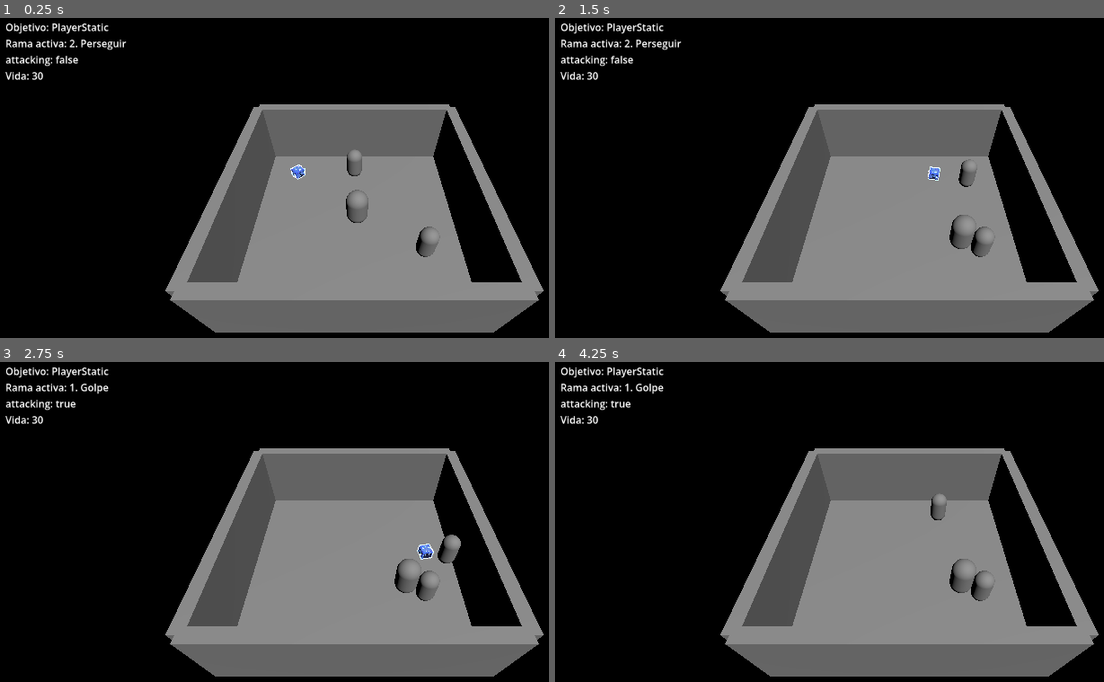
Above: before the commit, frames 1-4 (two rows, left to right).
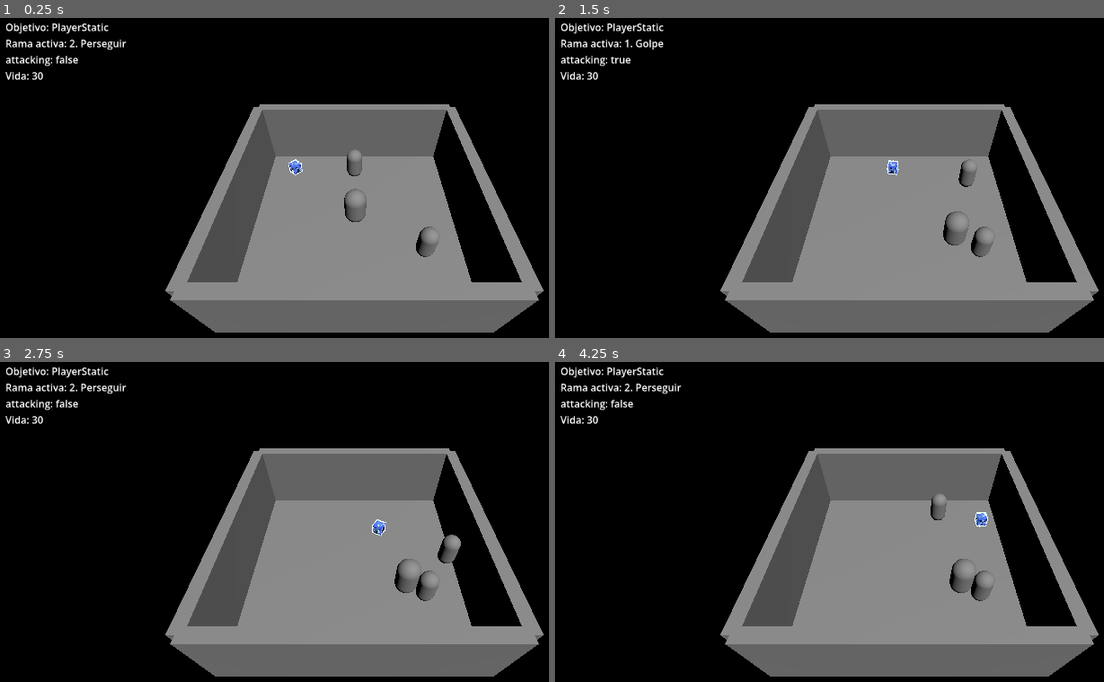
Above: after the commit, the same moments.

Repository: krl0sconk/Overcharge
Game: Godot game, scene res://scenes/test/testSpamBT.tscn
Same seed, same stepped clock (60 frames per second), same inputs: the game is played once before the commit and once after it. This scene is started directly instead of the project's main scene.
Inputs:
- Up to frame 1 (0.25 s): no input
- Up to frame 2 (1.5 s): hold D 0.53-1.28 s; tap Space at 0.77 s; hold S from 1.28 s (still down)
- Up to frame 3 (2.75 s): tap Space at 1.52 s; release S at 2.03 s; hold D from 2.03 s (still down)
- Up to frame 4 (4.25 s): tap Enter at 2.75 s; release D at 2.78 s; hold W 2.78-3.53 s; tap Space at 3.02, 3.77 s; hold A from 3.53 s (still down)

The runs differ from the first frame. In frame 1, 0.2% of the frame differs, in the area x 52-68%, y 44-65%; in frame 2, 0.7%, in the area x 10-77%, y 6-73%; in frame 3, 0.4%; in frame 4, 0.3%.

Commit message:
agrega rebote de gel al Spam y anticipación de embestida al Yunque

Diff:
--- a/resources/stats/player_debug_attack_stats.tres
+++ b/resources/stats/player_debug_attack_stats.tres
@@ -1,9 +1,8 @@
-[gd_resource type="Resource" script_class="StatsResource" format=3]
+[gd_resource type="Resource" script_class="StatsResource" format=3 uid="uid://cco5yh4dc6q21"]
 
-[ext_resource type="Script" path="res://scripts/stats_resources/stats_resource.gd" id="1_stats"]
+[ext_resource type="Script" uid="uid://b7khy3ovq55dd" path="res://scripts/stats_resources/stats_resource.gd" id="1_stats"]
 
 [resource]
 resource_local_to_scene = true
 script = ExtResource("1_stats")
-max_health = 100
 damage = 10
--- a/resources/stats/spam_stats.tres
+++ b/resources/stats/spam_stats.tres
@@ -6,6 +6,6 @@
 resource_local_to_scene = true
 script = ExtResource("1_stats")
 max_health = 30
-speed = 6.5
-acceleration = 15.0
+speed = 2.0
+acceleration = 5.0
 attack_cooldown = 1.2
--- a/scenes/entities/enemies/spam.tscn
+++ b/scenes/entities/enemies/spam.tscn
@@ -9,6 +9,7 @@
 [ext_resource type="Script" uid="uid://b4vnv0pwnrdo2" path="res://scripts/components/EnemyDeathComponent.gd" id="6_lyidy"]
 [ext_resource type="Script" uid="uid://cp5l04e3cgc51" path="res://scripts/ai/components/PerceptComponent.gd" id="7_dncpk"]
 [ext_resource type="Resource" uid="uid://11x274frep44" path="res://resources/ai/trees/spam.tres" id="8_fmtxb"]
+[ext_resource type="Script" path="res://scripts/components/SlimeHopComponent.gd" id="9_hop"]
 
 [sub_resource type="BoxShape3D" id="BoxShape3D_jblmv"]
 size = Vector3(1.1262207, 1, 1.1016235)
@@ -83,3 +84,8 @@
 movement_component = NodePath("../MovementComponent")
 hitbox = NodePath("../HitboxComponent")
 metadata/_custom_type_script = "uid://cp5l04e3cgc51"
+
+[node name="SlimeHopComponent" type="Node" parent="." node_paths=PackedStringArray("model", "movement_component")]
+script = ExtResource("9_hop")
+model = NodePath("../Model")
+movement_component = NodePath("../MovementComponent")
--- a/scenes/entities/enemies/yunque.tscn
+++ b/scenes/entities/enemies/yunque.tscn
@@ -9,6 +9,7 @@
 [ext_resource type="Script" uid="uid://b4vnv0pwnrdo2" path="res://scripts/components/EnemyDeathComponent.gd" id="7_yrw13"]
 [ext_resource type="Script" uid="uid://cp5l04e3cgc51" path="res://scripts/ai/components/PerceptComponent.gd" id="8_62db5"]
 [ext_resource type="Resource" uid="uid://b4m3nbowisqfe" path="res://resources/ai/trees/yunque.tres" id="9_sfn6h"]
+[ext_resource type="Script" path="res://scripts/components/ChargeAnticipationComponent.gd" id="10_charge_fx"]
 
 [sub_resource type="BoxShape3D" id="BoxShape3D_jblmv"]
 size = Vector3(1.1262207, 1, 1.1016235)
@@ -83,3 +84,8 @@
 movement_component = NodePath("../MovementComponent")
 hitbox = NodePath("../HitboxComponent")
 metadata/_custom_type_script = "uid://cp5l04e3cgc51"
+
+[node name="ChargeAnticipationComponent" type="Node" parent="." node_paths=PackedStringArray("model", "percept")]
+script = ExtResource("10_charge_fx")
+model = NodePath("../Model")
+percept = NodePath("../PerceptComponent")
--- /dev/null
+++ b/scripts/components/ChargeAnticipationComponent.gd
@@ -0,0 +1,63 @@
+class_name ChargeAnticipationComponent
+extends Node
+
+## Puesta en escena del embiste del Yunque, leída directo del blackboard del
+## PerceptComponent (telegraphing/charging/stunned): se agacha y se comprime
+## al telegrafiar, se lanza hacia adelante con un golpe al arrancar la carga,
+## se inclina y tiembla mientras carga, y da un culatazo si choca contra la
+## pared. Solo anima el modelo visual, nunca el CharacterBody3D real.
+
+@export var model: Node3D
+@export var percept: PerceptComponent
+@export var coil_tilt_deg: float = 12.0     ## se echa hacia atrás al telegrafiar
+@export var coil_squash: float = 0.18       ## cuánto se achata al telegrafiar
+@export var charge_lean_deg: float = 10.0   ## inclinación hacia adelante mientras carga
+@export var charge_stretch: float = 0.12    ## estiramiento hacia adelante mientras carga
+@export var rumble_deg: float = 2.5         ## temblor aleatorio mientras carga
+@export var kick_tilt_deg: float = 18.0     ## golpe extra al lanzar la carga o al chocar
+@export var kick_squash: float = 0.25       ## golpe extra de escala al lanzar o chocar
+@export var pose_lerp_speed: float = 10.0
+@export var kick_decay: float = 6.0
+
+var _base_scale: Vector3
+var _tilt: float = 0.0
+var _squash: float = 1.0
+var _kick: float = 0.0
+var _was_charging: bool = false
+
+func _ready() -> void:
+	if model != null:
+		_base_scale = model.scale
+
+func _process(delta: float) -> void:
+	if model == null or percept == null:
+		return
+
+	var telegraphing: bool = percept.blackboard.get("telegraphing", false)
+	var charging: bool = percept.blackboard.get("charging", false)
+	var stunned: bool = percept.blackboard.get("stunned", false)
+
+	if charging and not _was_charging:
+		_kick = -1.0  ## arranca la carga: lanzón hacia adelante
+	elif _was_charging and not charging and stunned:
+		_kick = 1.0  ## se estrelló: culatazo hacia atrás
+	_was_charging = charging
+
+	var target_tilt: float = 0.0
+	var target_squash: float = 1.0
+	if telegraphing:
+		target_tilt = deg_to_rad(coil_tilt_deg)
+		target_squash = 1.0 - coil_squash
+	elif charging:
+		target_tilt = -deg_to_rad(charge_lean_deg) + deg_to_rad(rumble_deg) * randf_range(-1.0, 1.0)
+		target_squash = 1.0 + charge_stretch
+
+	var pose_t: float = clampf(pose_lerp_speed * delta, 0.0, 1.0)
+	_tilt = lerp(_tilt, target_tilt, pose_t)
+	_squash = lerp(_squash, target_squash, pose_t)
+	_kick = move_toward(_kick, 0.0, kick_decay * delta)
+
+	model.rotation.x = _tilt + _kick * deg_to_rad(kick_tilt_deg)
+	var final_squash: float = clampf(_squash - _kick * kick_squash, 0.4, 1.8)
+	var stretch_inv: float = 1.0 / sqrt(final_squash)
+	model.scale = Vector3(_base_scale.x * stretch_inv, _base_scale.y * final_squash, _base_scale.z * stretch_inv)
--- /dev/null
+++ b/scripts/components/SlimeHopComponent.gd
@@ -0,0 +1,41 @@
+class_name SlimeHopComponent
+extends Node
+
+## Rebote tipo gel para enemigos sin animación de caminata propia: mientras el
+## MovementComponent tenga dirección de movimiento, hace saltar y aplastar
+## (squash & stretch) el modelo visual. Solo anima ese nodo, nunca el
+## CharacterBody3D real, para no desalinear hitbox/hurtbox con el salto.
+
+@export var model: Node3D
+@export var movement_component: MovementComponent
+@export var hop_height: float = 0.3
+@export var hops_per_second: float = 2.5
+@export var squash_amount: float = 0.25  ## 0..1: cuánto se achata al tocar el suelo y se estira en el aire
+
+var _phase: float = 0.0
+var _base_position: Vector3
+var _base_scale: Vector3
+
+func _ready() -> void:
+	_base_position = model.position
+	_base_scale = model.scale
+
+func _process(delta: float) -> void:
+	if model == null or movement_component == null:
+		return
+
+	var bounce: float = absf(sin(_phase))
+	var moving: bool = movement_component.move_direction != Vector3.ZERO
+	if moving or bounce > 0.001:
+		_phase = fmod(_phase + hops_per_second * PI * delta, TAU)
+		bounce = absf(sin(_phase))
+	else:
+		_phase = 0.0
+
+	model.position = _base_position + Vector3.UP * bounce * hop_height
+
+	## el volumen se conserva a ojo: se estira en el punto más alto, se
+	## achata al tocar el suelo.
+	var vertical: float = 1.0 + squash_amount * (2.0 * bounce - 1.0)
+	var horizontal: float = 1.0 / sqrt(vertical)
+	model.scale = Vector3(_base_scale.x * horizontal, _base_scale.y * vertical, _base_scale.z * horizontal)
Not shown: 1 places in scenes/test/testSpamBT.tscn that only renumber resources
Not shown: 1 places in scenes/test/testYunqueBT.tscn that only renumber resources
Not shown, added: scripts/components/ChargeAnticipationComponent.gd.uid
Not shown, added: scripts/components/SlimeHopComponent.gd.uid
